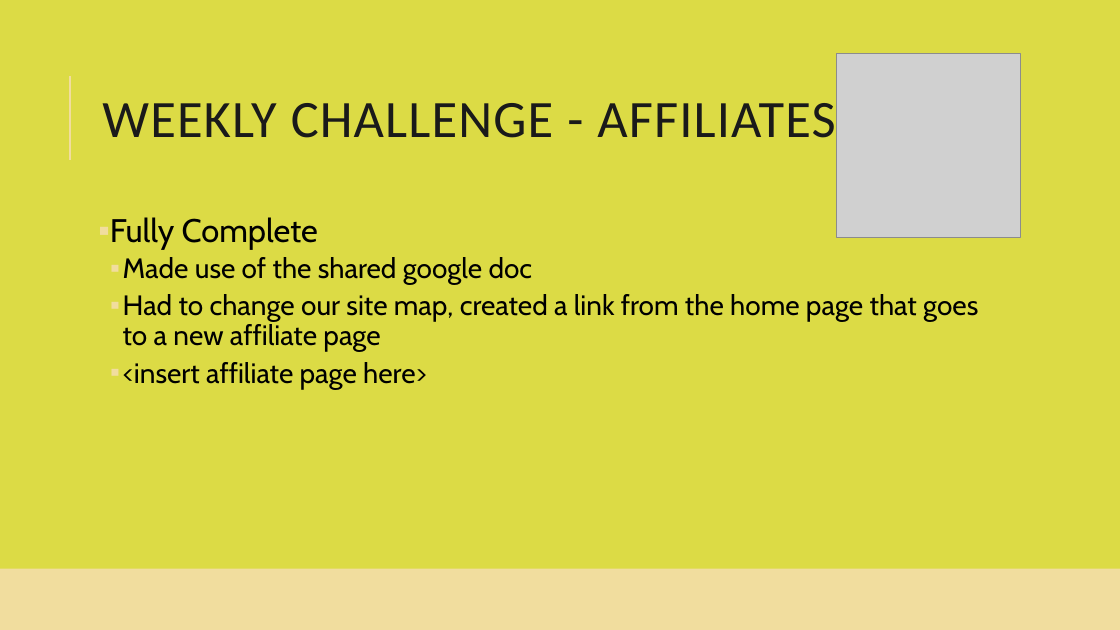
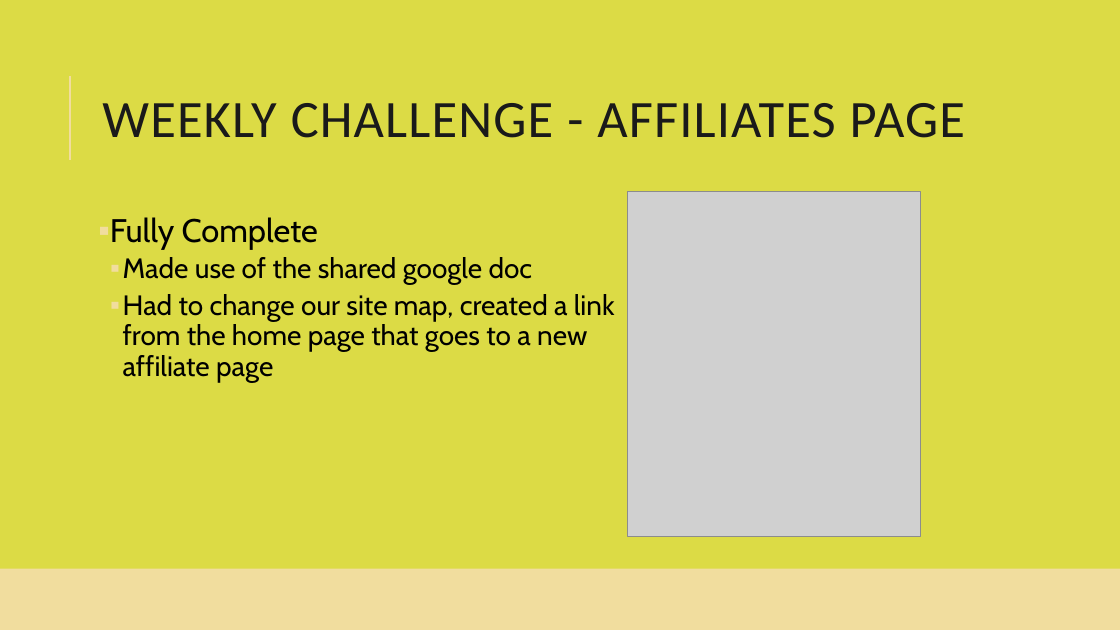
Before and after one commit to smiyaoka/forkPotatoDOC, a slide deck: slide 9 of ForkandPotatoSprint1.pptx (slide 3 before the commit). Drawn at 1120x630 pixels with LibreOffice and Linux fonts; fonts in the diff are those of the drawing; grey boxes stand for pictures. Boxes give left, top, right and bottom in pixels: in the first picture for what was removed or moved away, otherwise in the second. Text is boxed around its words. In the diff, an @@ line names an element or a change of style, - is before the commit and + after.

```diff
--- a/ForkandPotatoSprint1.pptx
+++ b/ForkandPotatoSprint1.pptx
@@ picture removed at [837, 54, 1021, 238] @@
@@ picture added at [628, 192, 921, 537] @@
@@ text at [123, 362, 427, 389]: paragraph removed @@
-  ▪ <insert affiliate page here>
```
Also in this commit, not shown: 7 other slides changed, 1 slide removed.
